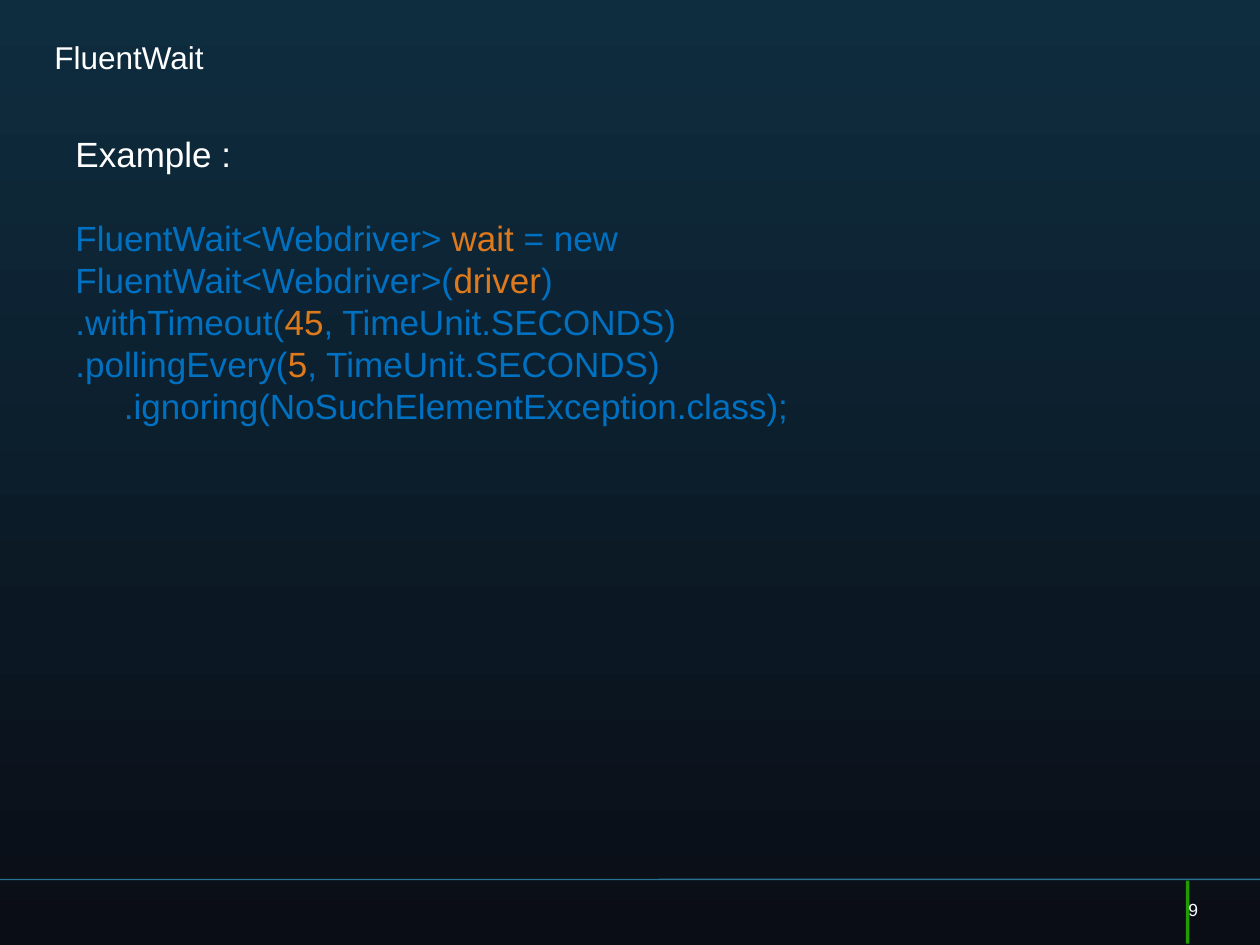
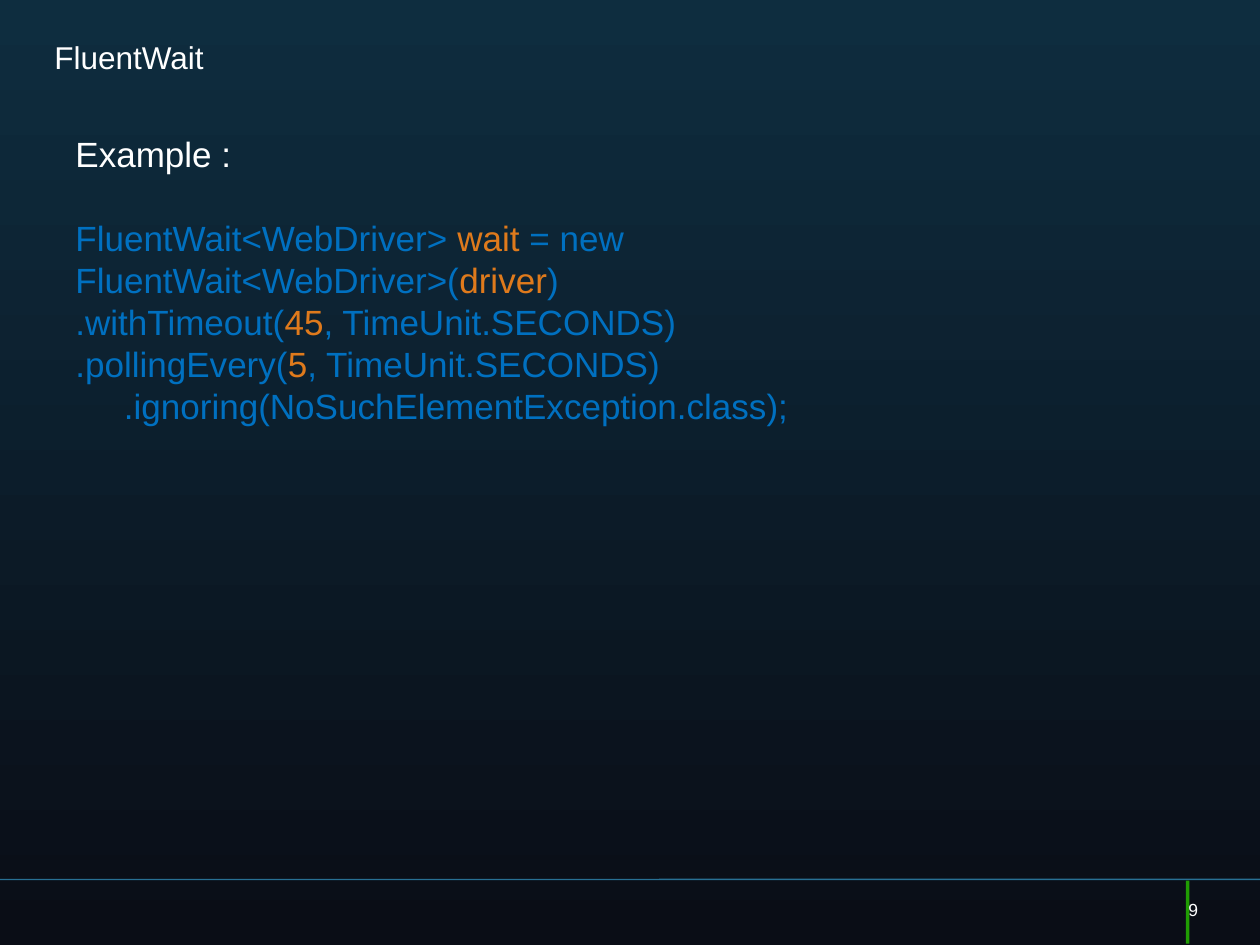
Before and after one commit to AcademyGaffney/QEAAutomation, a slide deck: slide 9 of Selenium_WebDriver_Advanced_Usage_V2.pptx. Drawn at 1260x945 pixels with LibreOffice and Linux fonts; fonts in the diff are those of the drawing. Boxes give left, top, right and bottom in pixels: in the first picture for what was removed or moved away, otherwise in the second. Text is boxed around its words. In the diff, an @@ line names an element or a change of style, - is before the commit and + after.

```diff
--- a/Selenium_WebDriver_Advanced_Usage_V2.pptx
+++ b/Selenium_WebDriver_Advanced_Usage_V2.pptx
@@ text at box(75, 225, 624, 300): text changed @@
-FluentWait<Webdriver> wait = new
-FluentWait<Webdriver>(driver)
+FluentWait<WebDriver> wait = new
+FluentWait<WebDriver>(driver)
```
Also in this commit, not shown: 4 other slides changed, 16 other files.
